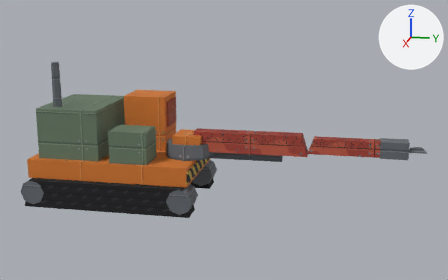
What one commit did to the glTF model docs/models/procedural/machinery__heavy_breaker.glb.
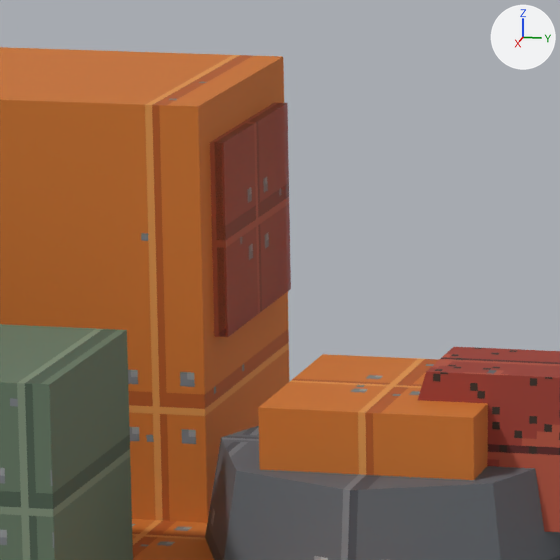
The first picture shows the older version from a camera (50 mm lens) standing at (9.5, 3.01, 3.39) and looking at (0.03, 1.12, 1.02). The close-ups show the older and then the newer version on the part from 31% to 47% of the width and 30% to 56% of the height of that picture. Only the edits that show in the close-ups are written down. Every picture has the same lights, and +X, +Y and +Z are marked at upper right. Where no turn or scale is listed for an object, it has been applied to the vertices.

Names of what the first close-up shows: '_MeshInstance3D_122', '_MeshInstance3D_123', '_MeshInstance3D_125', '_MeshInstance3D_128', '_MeshInstance3D_129', '_MeshInstance3D_131'.
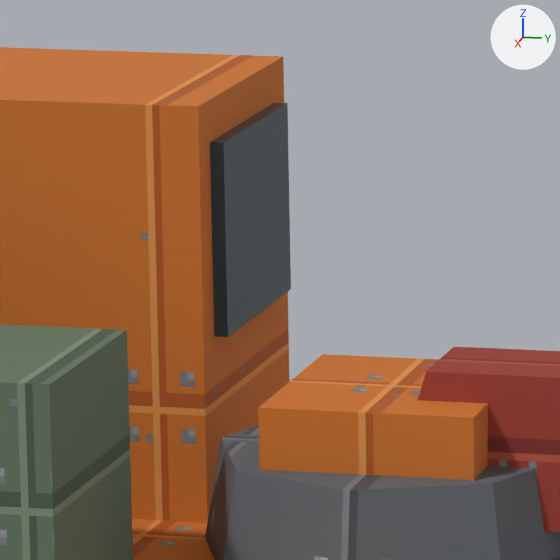
Location of each change, (x1, y1, x2, y2) in pixels of the close-ups (560 x 560 px):
'_MeshInstance3D_125', recoloured
    both: (210, 103, 291, 337)
'_MeshInstance3D_131', surface changed
    both: (430, 347, 560, 532)

Edits to the bpy script that builds the scene:
```text
Change mat_m_qd_paintred:
    where n0 = _N.new('ShaderNodeBsdfPrincipled'); n0.name = 'Principled BSDF'
    n0.inputs[2].default_value: 0.75 -> 0.8  # 'Roughness'
    where n3 = _N.new('ShaderNodeTexImage'); n3.name = 'Image Texture'
    n3.image: img_image_6 -> img_image_5
Add mat_m_qd_glass:
    mat_m_qd_glass = principled_material('M_QD_Glass')
    mat_m_qd_glass.base_color = (0.0331, 0.0637, 0.0835)  # dark blue #334752
    mat_m_qd_glass.roughness = 0.3
Change me_mesh_5:
    where me_mesh_5.from_pydata(...)  # 8 vertices, 12 faces; spans x -0.25..0.25, y -0.02..0.02, z -0.21..0.21
    remove me_mesh_5.materials.append(mat_m_veh_glass_dirty)
    add me_mesh_5.materials.append(mat_m_qd_glass)  # dark blue #334752
```
